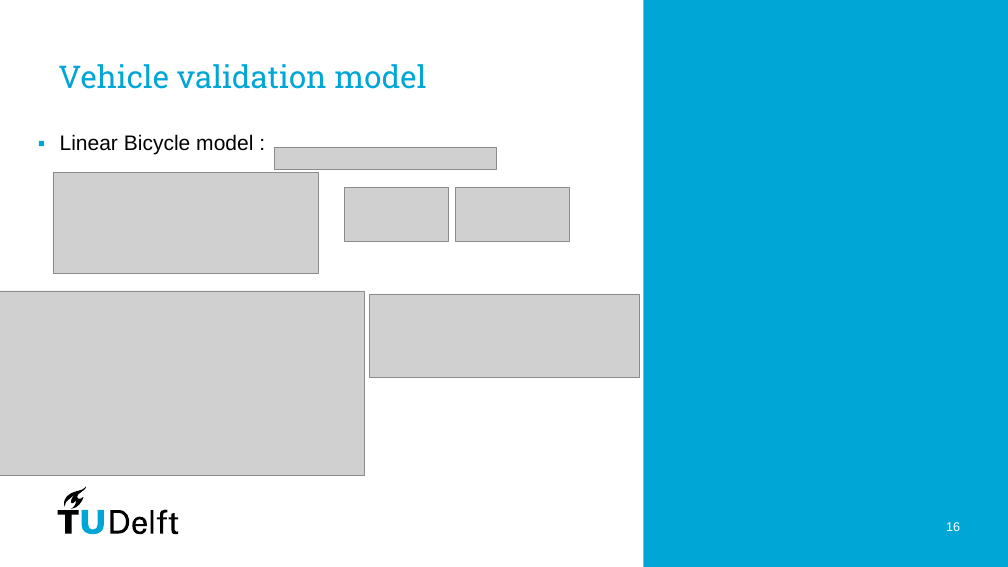
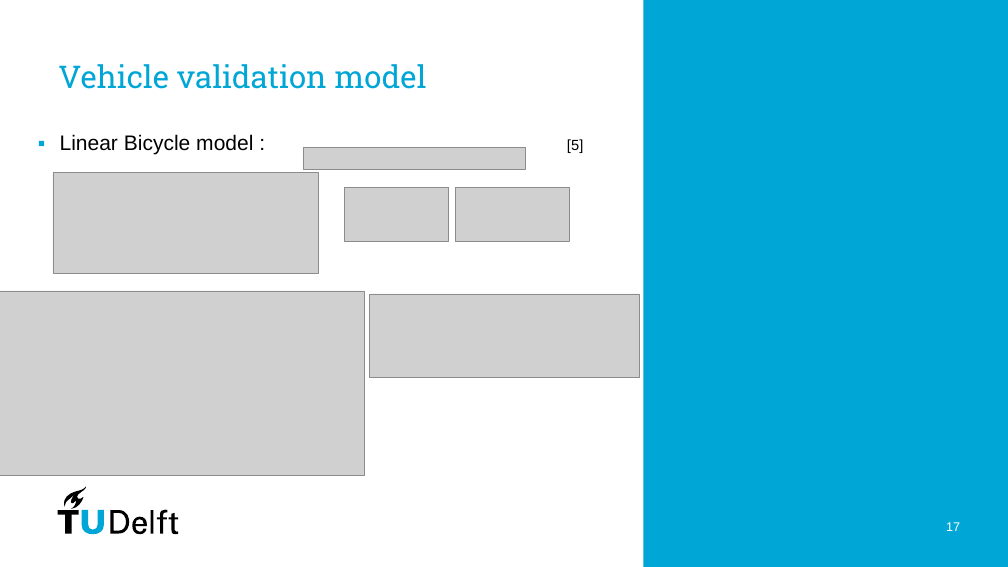
Before and after one commit to PavanPrasad-HG/Vehicle-Dynamics-Control, a slide deck: slide 17 of Group Presentation.pptx (slide 16 before the commit). Drawn at 1008x567 pixels with LibreOffice and Linux fonts; fonts in the diff are those of the drawing; grey boxes stand for pictures. Boxes give left, top, right and bottom in pixels: in the first picture for what was removed or moved away, otherwise in the second. Text is boxed around its words. In the diff, an @@ line names an element or a change of style, - is before the commit and + after.

```diff
--- a/Group Presentation.pptx
+++ b/Group Presentation.pptx
@@ text at (x1=60, y1=134, x2=583, y2=155): text changed @@
-▪ Linear Bicycle model :
+▪ Linear Bicycle model : [5]
@@ picture moved from (x1=274, y1=147, x2=496, y2=169) to (x1=304, y1=147, x2=526, y2=169) @@
@@ page number at (x1=946, y1=522, x2=960, y2=531): text changed @@
-16
+17
```
Also in this commit, not shown: 10 other slides changed, 2 slides added, 2 slides removed, 1 other file.
